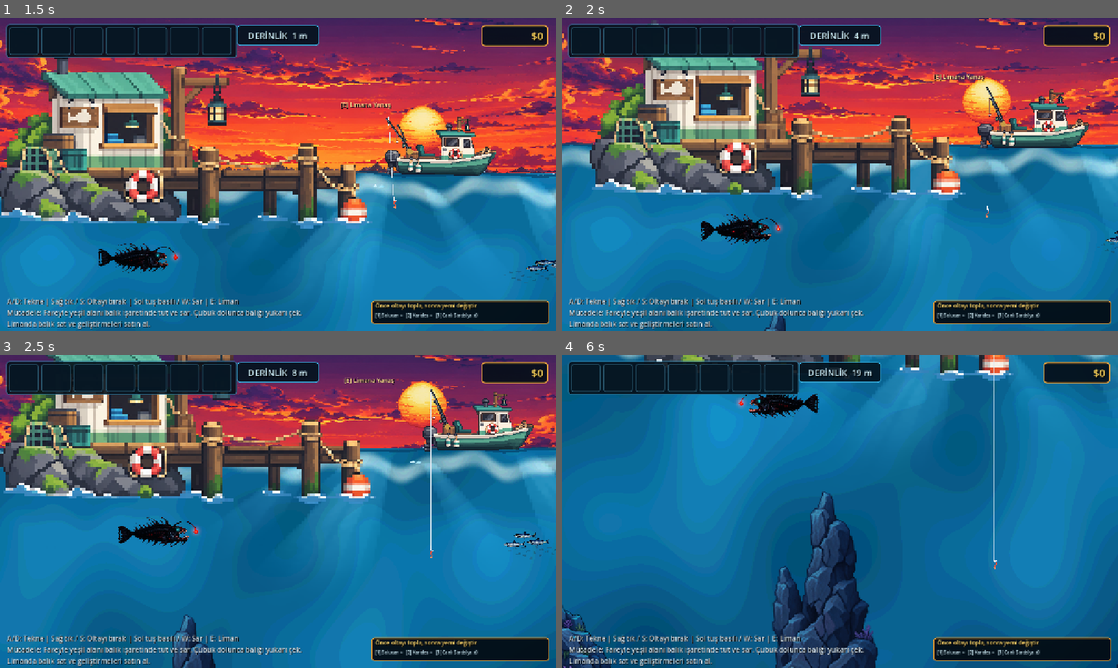
Above: before the commit, frames 1-4 (two rows, left to right).
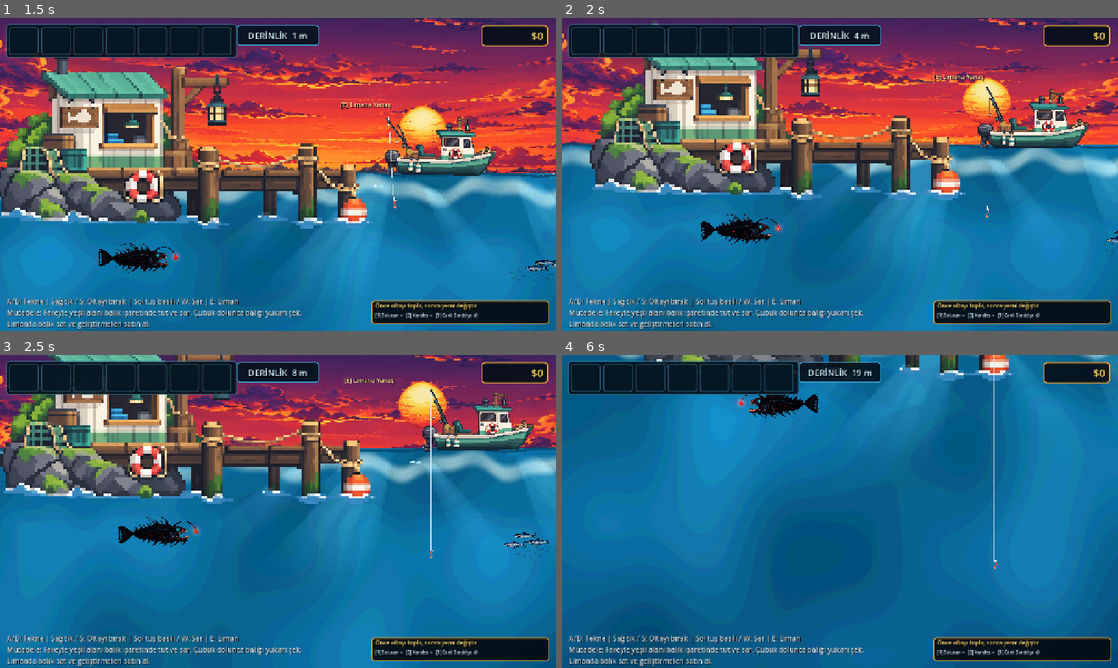
Above: after the commit, the same moments.

Repository: mirackayademir/TinyFisher
Game: Godot game, scene res://scenes/world.tscn
Two runs of this game, one before a commit and one after it. Both use one fixed random seed, a clock stepped at 60 frames per second and the inputs below.
Inputs (mouse positions are in pixels of both pictures, inside the frame that each line leads up to):
- Up to frame 1 (1.5 s): tap Enter at 0.5 s; move the mouse to (400, 158) at 0.52 s; hold D (move_right) 0.53-1.28 s; tap E (dock) at 0.6 s; click (400, 158) at 0.67 s; move the mouse to (166, 190) at 1.27 s; hold S from 1.28 s (still down); tap 1 at 1.35 s
- Up to frame 2 (2 s): keep holding S
- Up to frame 3 (2.5 s): move the mouse to (333, 442) at 2.02 s; release S at 2.03 s; hold D (move_right) from 2.03 s (still down); tap 2 at 2.1 s
- Up to frame 4 (6 s): move the mouse to (812, 574) at 2.77 s; release D (move_right) at 2.78 s; hold W 2.78-3.53 s; tap one key every 0.75 s from 2.85 s: 3 E (dock) 1 2 3; click (812, 574) at 2.92 s; move the mouse to (1006, 558) at 3.52 s; hold A (move_left) 3.53-5.03 s; move the mouse to (673, 464) at 4.27 s; move the mouse to (867, 511) at 5.02 s; hold S 5.03-5.78 s; click (867, 511) at 5.17 s; move the mouse to (756, 433) at 5.77 s; hold D (move_right) from 5.78 s (still down)

Frame 1 is identical in both runs. In frame 2, 0.1% of the frame differs, in the area x 36-41%, y 94-100%; in frame 3, 0.7%; in frame 4, 7.0%, in the area x 0-100%, y 43-100%.

Commit message:
Ground canyon rocks and prevent visual overlap

Diff:
--- a/scenes/underwater_terrain_runtime.gd
+++ b/scenes/underwater_terrain_runtime.gd
@@ -1,41 +1,46 @@
 extends Node
 
-# Stable world-anchored 20-100 m underwater terrain compositor.
+# TinyFisher grounded canyon compositor.
 #
-# V22 deliberately removes the broken runtime WebP/base64 reconstruction path
-# from gameplay. The previous source payload was the reason the canyon could
-# fail to exist at all. Terrain is now composed directly from the approved,
-# high-resolution transparent PNG rock assets already present in the project.
+# V23 deliberately removes the old "rock at an approximate depth" layout.
+# Every visible canyon formation is now placed from exact world/depth math:
+# - X positions are on a fixed 2200 px grid across the real Water bounds.
+# - Tall canyon rocks are scaled uniformly from their source aspect ratio.
+# - Their BOTTOM edge is locked to the same seabed line.
+# - No upper/mid-water rocks are spawned, so nothing can float in open water.
+# - Horizontal occupied intervals are checked before any secondary floor rock
+#   is added, so separate rock sprites cannot intersect each other.
 #
-# The hook sits low in the camera while descending (camera travel is shorter
-# than hook travel). Therefore formations are placed by REAL world depth but
-# biased toward the camera-visible part of each depth band. This keeps the
-# 40-70 m view from becoming an empty blue screen while preserving 20-100 m
-# world anchoring.
+# This is visual terrain only; it intentionally has no collision yet.
 
 const TERRAIN_NODE_NAME := "UnderwaterCanyonTerrain20To100"
-const LAYOUT_VERSION := 22
+const LAYOUT_VERSION := 23
 
 const TOP_M := 20.0
 const BOTTOM_M := 100.0
+const SEABED_DEPTH_M := 100.0
 
 const FALLBACK_LEFT := -1000.0
 const FALLBACK_RIGHT := 11000.0
 const FALLBACK_PPM := 34.5
 const FALLBACK_ZERO_Y := 392.6
 
-# Legacy water is -9. Fish/gameplay live at >= 0. Keep terrain clearly above
-# water/background layers but safely behind gameplay sprites.
+# Water is -9. Keep the canyon above the water shader and behind gameplay.
 const TERRAIN_Z := -4
-const SEGMENT_WIDTH := 980.0
-
-const ROCK_SHALLOW_01 := "res://assets/environment/shallow/shallow_rock_01.png"
-const ROCK_SHALLOW_02 := "res://assets/environment/shallow/shallow_rock_02.png"
-const ROCK_OPEN_01 := "res://assets/environment/open_blue/open_blue_rock_01.png"
-const ROCK_OPEN_02 := "res://assets/environment/open_blue/open_blue_rock_02.png"
-const ROCK_DEEP_01 := "res://assets/environment/deep_sea/deep_sea_rock_01.png"
-const ROCK_DEEP_02 := "res://assets/environment/deep_sea/deep_sea_rock_02.png"
-const ROCK_ABYSS_CAVE := "res://assets/environment/abyss/abyss_cave_01.png"
+
+# Exact horizontal composition. With the current 1280 px viewport and the
+# natural width of the tall rock, this leaves a navigable open-water channel
+# without allowing multiple formations to pile on top of one another.
+const SPIRE_SPACING_X := 2200.0
+const FIRST_SPIRE_OFFSET_X := 900.0
+const MIN_HORIZONTAL_GAP := 90.0
+
+const ROCK_TALL := "res://assets/environment/deep_sea/deep_sea_rock_01.png"
+const ROCK_FLOOR := "res://assets/environment/deep_sea/deep_sea_rock_02.png"
+
+# Top edge of each seabed-connected spire. The pattern repeats across X.
+# These are not sprite center depths: they are the exact desired TOP depth.
+const SPIRE_TOP_DEPTH_PATTERN := [44.0, 48.0, 52.0, 46.0, 50.0, 45.0]
 
 var _scene_id := 0
 var _world: Node2D = null
@@ -43,12 +48,14 @@
 var _last_ppm := -1.0
 var _last_left := INF
 var _last_right := INF
+
 var _textures: Dictionary = {}
+var _occupied_x: Array[Vector2] = []
 
 
 func _ready() -> void:
 	process_mode = Node.PROCESS_MODE_ALWAYS
-	print("UNDERWATER TERRAIN V22: DIRECT HQ PNG CANYON / 20-100M")
+	print("UNDERWATER TERRAIN V23: GROUNDED CANYON / NO FLOATING ROCKS / NO OVERLAP")
 
 
 func _process(_delta: float) -> void:
@@ -88,14 +95,15 @@
 	_last_ppm = -1.0
 	_last_left = INF
 	_last_right = INF
+	_occupied_x.clear()
 
 
 func _rebuild_terrain(bounds: Vector2, ppm: float) -> void:
 	_remove_old_terrain()
 	_cache_textures()
 
-	if _textures.is_empty():
-		push_error("Underwater terrain: kullanilabilir kaya texture'i bulunamadi.")
+	if not _textures.has(ROCK_TALL) or not _textures.has(ROCK_FLOOR):
+		push_error("Underwater terrain: gerekli HQ kaya texture'lari bulunamadi.")
 		return
 
 	_root = Node2D.new()
@@ -107,22 +115,25 @@
 	_root.set_meta("camera_locked", false)
 	_root.set_meta("depth_top_m", TOP_M)
 	_root.set_meta("depth_bottom_m", BOTTOM_M)
-	_root.set_meta("terrain_source", "approved_hq_png_composite")
+	_root.set_meta("terrain_source", "grounded_hq_png_canyon")
 	_world.add_child(_root)
 
-	_build_canyon(bounds)
+	_occupied_x.clear()
+	_build_seabed_mass(bounds)
+	_build_grounded_spires(bounds)
+	_build_floor_detail(bounds)
 
 	_last_left = bounds.x
 	_last_right = bounds.y
 	_last_ppm = ppm
 
 	print(
-		"HQ CANYON ACTIVE: V%d / X %.0f..%.0f / %.2f px-m / %d sprites" % [
+		"HQ CANYON GROUNDED: V%d / X %.0f..%.0f / %.2f px-m / spires=%d" % [
 			LAYOUT_VERSION,
 			bounds.x,
 			bounds.y,
 			ppm,
-			_root.get_child_count()
+			_occupied_x.size()
 		]
 	)
 
@@ -131,17 +142,7 @@
 	if not _textures.is_empty():
 		return
 
-	var paths := [
-		ROCK_SHALLOW_01,
-		ROCK_SHALLOW_02,
-		ROCK_OPEN_01,
-		ROCK_OPEN_02,
-		ROCK_DEEP_01,
-		ROCK_DEEP_02,
-		ROCK_ABYSS_CAVE
-	]
-
-	for path_variant in paths:
+	for path_variant in [ROCK_TALL, ROCK_FLOOR]:
 		var path := String(path_variant)
 		var texture := load(path) as Texture2D
 		if texture != null and texture.get_width() > 0 and texture.get_height() > 0:
@@ -150,116 +151,146 @@
 			push_warning("Underwater terrain texture atlandi: " + path)
 
 
-func _build_canyon(bounds: Vector2) -> void:
-	var width := maxf(bounds.y - bounds.x, 1.0)
-	var segment_count := maxi(int(ceil(width / SEGMENT_WIDTH)), 1)
-
-	# The map is divided into overlapping ~980 px sections. A 1280 px camera
-	# therefore always intersects at least one major formation.
-	for i in range(segment_count + 1):
-		var segment_left := bounds.x + float(i) * SEGMENT_WIDTH
-		var center_x := segment_left + SEGMENT_WIDTH * 0.5
-		var phase := float(i % 4)
-		var flip_a := -1.0 if i % 2 == 1 else 1.0
-		var flip_b := -flip_a
-
-		# Upper canyon shelves: physically around 24-34 m. These remain visible
-		# while the hook display is roughly in the 30-45 m range.
-		var upper_path := ROCK_OPEN_02 if i % 3 == 0 else (ROCK_OPEN_01 if i % 3 == 1 else ROCK_SHALLOW_02)
-		_add_rock(
-			upper_path,
-			Vector2(center_x - 175.0 + phase * 38.0, _world_y_for_depth(25.5 + phase * 2.0)),
-			760.0 + phase * 55.0,
-			flip_a,
-			deg_to_rad(-7.0 + phase * 3.0),
-			Color(0.82, 0.92, 1.0, 0.94)
-		)
-
-		# Main 40-70 m canyon wall. The hook is near the bottom of the screen,
-		# so this band is centered around physical 48-54 m; at DERINLIK 59 m it
-		# lands near the camera center instead of below the viewport.
-		var middle_path := ROCK_DEEP_01 if i % 2 == 0 else ROCK_DEEP_02
-		_add_rock(
-			middle_path,
-			Vector2(center_x + 95.0 - phase * 32.0, _world_y_for_depth(48.5 + phase * 1.6)),
-			1120.0 + phase * 70.0,
-			flip_b,
-			deg_to_rad(5.0 - phase * 2.5),
-			Color(0.76, 0.86, 0.96, 1.0)
-		)
-
-		# Overlap a second rock so the formation reads as a canyon/land mass,
-		# not a single floating stone.
-		_add_rock(
-			ROCK_DEEP_02 if middle_path == ROCK_DEEP_01 else ROCK_DEEP_01,
-			Vector2(center_x - 355.0 + phase * 26.0, _world_y_for_depth(54.0 + phase * 1.2)),
-			820.0 + phase * 45.0,
-			flip_a,
-			deg_to_rad(-10.0 + phase * 3.4),
-			Color(0.69, 0.80, 0.92, 0.98)
-		)
-
-		# Deep/abyss wall: centered where the camera actually looks when the hook
-		# display reaches ~85-100 m.
-		var lower_path := ROCK_ABYSS_CAVE if i % 4 == 2 else ROCK_DEEP_01
-		_add_rock(
-			lower_path,
-			Vector2(center_x + 60.0 - phase * 44.0, _world_y_for_depth(78.0 + phase * 1.8)),
-			1280.0 + phase * 65.0,
-			flip_a,
-			deg_to_rad(-3.0 + phase * 2.0),
-			Color(0.58, 0.70, 0.84, 1.0)
-		)
-
-	_build_bottom_ridge(bounds)
-
-
-func _build_bottom_ridge(bounds: Vector2) -> void:
-	var spacing := 700.0
-	var x := bounds.x - 80.0
+func _build_seabed_mass(bounds: Vector2) -> void:
+	if not is_instance_valid(_root):
+		return
+
+	var seabed_y := _world_y_for_depth(SEABED_DEPTH_M)
+	var bottom_y := seabed_y + 900.0
+	var width := bounds.y - bounds.x
+	var step := 400.0
+	var point_count := int(ceil(width / step)) + 1
+
+	var points := PackedVector2Array()
+
+	# A deterministic, low-amplitude contour. This is the solid visual mass that
+	# every canyon rock touches; it prevents a rock base from ever hanging in blue.
+	for i in range(point_count + 1):
+		var x := minf(bounds.x + float(i) * step, bounds.y)
+		var wave := sin(float(i) * 1.37) * 18.0 + sin(float(i) * 0.53) * 11.0
+		points.append(Vector2(x, seabed_y + wave))
+
+	points.append(Vector2(bounds.y, bottom_y))
+	points.append(Vector2(bounds.x, bottom_y))
+
+	var seabed := Polygon2D.new()
+	seabed.name = "SeabedMass"
+	seabed.polygon = points
+	seabed.color = Color(0.018, 0.055, 0.095, 1.0)
+	seabed.z_index = -1
+	_root.add_child(seabed)
+
+
+func _build_grounded_spires(bounds: Vector2) -> void:
+	var texture: Texture2D = _textures.get(ROCK_TALL) as Texture2D
+	if texture == null:
+		return
+
+	var x := bounds.x + FIRST_SPIRE_OFFSET_X
 	var index := 0
 
-	while x <= bounds.y + spacing:
-		_add_rock(
-			ROCK_DEEP_02,
-			Vector2(x, _world_y_for_depth(90.0) + 150.0),
-			940.0,
-			-1.0 if index % 2 == 1 else 1.0,
-			deg_to_rad(-4.0 if index % 2 == 1 else 4.0),
-			Color(0.50, 0.63, 0.77, 1.0)
-		)
-		x += spacing
+	# Include one formation slightly beyond the right edge so the world boundary
+	# never exposes a naked cut in the composition.
+	while x <= bounds.y + FIRST_SPIRE_OFFSET_X:
+		var top_depth := float(SPIRE_TOP_DEPTH_PATTERN[index % SPIRE_TOP_DEPTH_PATTERN.size()])
+		_add_grounded_spire(texture, x, top_depth, index)
+		x += SPIRE_SPACING_X
 		index += 1
 
 
-func _add_rock(
-	path: String,
-	world_position: Vector2,
-	target_width: float,
-	flip_x: float,
-	rotation_radians: float,
-	tint: Color
-) -> void:
-	if not is_instance_valid(_root):
-		return
-
-	var texture := _textures.get(path) as Texture2D
+func _add_grounded_spire(texture: Texture2D, center_x: float, top_depth_m: float, index: int) -> void:
+	var source_size := texture.get_size()
+	if source_size.x <= 0.0 or source_size.y <= 0.0:
+		return
+
+	var top_y := _world_y_for_depth(top_depth_m)
+	var seabed_y := _seabed_y_at_x(center_x)
+	var target_height := maxf(seabed_y - top_y, 1.0)
+
+	# Uniform scale only: width is derived from the PNG's real aspect ratio.
+	# deep_sea_rock_01 is 520x560, so there is no arbitrary X/Y stretching.
+	var scale_factor := target_height / source_size.y
+	var rendered_width := source_size.x * scale_factor
+
+	var interval := Vector2(
+		center_x - rendered_width * 0.5,
+		center_x + rendered_width * 0.5
+	)
+
+	if not _reserve_interval(interval):
+		return
+
+	var sprite := Sprite2D.new()
+	sprite.name = "GroundedSpire_%02d" % index
+	sprite.texture = texture
+	sprite.texture_filter = CanvasItem.TEXTURE_FILTER_NEAREST
+	sprite.position = Vector2(center_x, seabed_y - target_height * 0.5)
+	sprite.scale = Vector2(
+		-scale_factor if index % 2 == 1 else scale_factor,
+		scale_factor
+	)
+	sprite.rotation = 0.0
+	sprite.modulate = Color(0.76, 0.86, 0.97, 0.98)
+	sprite.set_meta("grounded", true)
+	sprite.set_meta("top_depth_m", top_depth_m)
+	sprite.set_meta("bottom_depth_m", SEABED_DEPTH_M)
+	_root.add_child(sprite)
+
+
+func _build_floor_detail(bounds: Vector2) -> void:
+	var texture: Texture2D = _textures.get(ROCK_FLOOR) as Texture2D
 	if texture == null:
 		return
 
-	var texture_size := texture.get_size()
-	if texture_size.x <= 0.0 or texture_size.y <= 0.0:
-		return
-
-	var scale_factor := target_width / texture_size.x
-	var sprite := Sprite2D.new()
-	sprite.texture = texture
-	sprite.texture_filter = CanvasItem.TEXTURE_FILTER_LINEAR
-	sprite.position = world_position
-	sprite.rotation = rotation_radians
-	sprite.scale = Vector2(scale_factor * flip_x, scale_factor)
-	sprite.modulate = tint
-	_root.add_child(sprite)
+	var source_size := texture.get_size()
+	if source_size.x <= 0.0 or source_size.y <= 0.0:
+		return
+
+	# One small grounded boulder in the middle of each spire gap. Its exact width
+	# is intentionally capped so the interval check keeps a visible gap from the
+	# neighbouring spires. These only decorate the true 100 m seabed.
+	var x := bounds.x + FIRST_SPIRE_OFFSET_X + SPIRE_SPACING_X * 0.5
+	var index := 0
+	var target_width := 480.0
+	var scale_factor := target_width / source_size.x
+	var rendered_height := source_size.y * scale_factor
+
+	while x <= bounds.y:
+		var interval := Vector2(x - target_width * 0.5, x + target_width * 0.5)
+		if _reserve_interval(interval):
+			var seabed_y := _seabed_y_at_x(x)
+			var sprite := Sprite2D.new()
+			sprite.name = "SeabedRock_%02d" % index
+			sprite.texture = texture
+			sprite.texture_filter = CanvasItem.TEXTURE_FILTER_NEAREST
+			sprite.position = Vector2(x, seabed_y - rendered_height * 0.5)
+			sprite.scale = Vector2(
+				-scale_factor if index % 2 == 1 else scale_factor,
+				scale_factor
+			)
+			sprite.rotation = 0.0
+			sprite.modulate = Color(0.65, 0.76, 0.89, 1.0)
+			sprite.set_meta("grounded", true)
+			_root.add_child(sprite)
+
+		x += SPIRE_SPACING_X
+		index += 1
+
+
+func _reserve_interval(interval: Vector2) -> bool:
+	for used in _occupied_x:
+		if interval.x < used.y + MIN_HORIZONTAL_GAP and interval.y > used.x - MIN_HORIZONTAL_GAP:
+			return false
+
+	_occupied_x.append(interval)
+	return true
+
+
+func _seabed_y_at_x(world_x: float) -> float:
+	var bounds := _get_world_horizontal_bounds()
+	var normalized := (world_x - bounds.x) / 400.0
+	var wave := sin(normalized * 1.37) * 18.0 + sin(normalized * 0.53) * 11.0
+	return _world_y_for_depth(SEABED_DEPTH_M) + wave
 
 
 func _get_world_horizontal_bounds() -> Vector2:
